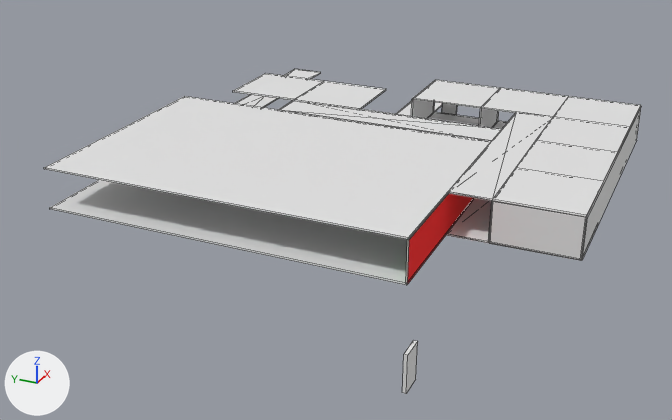
Two versions of the FBX model Assets/Levels/Level_One.FBX, one commit apart.
One viewpoint serves both versions: a camera (50 mm lens) standing at (-76.3, -13.8, 36.6) and looking at (0.7, 20.9, -2.0). Arrows for +X, +Y and +Z are at lower left; the lights stay in place. Mesh edges are drawn as thin lines. Where no turn or scale is listed for an object, it has been applied to the vertices.

The first picture shows 'Ceiling00', 'Ceiling01', 'Ceiling02', 'Ceiling03', 'Ceiling04', 'Floor008', 'Floor009', 'Floor010', 'Floor013', 'Wall', 'Wall020', 'Wall021'.
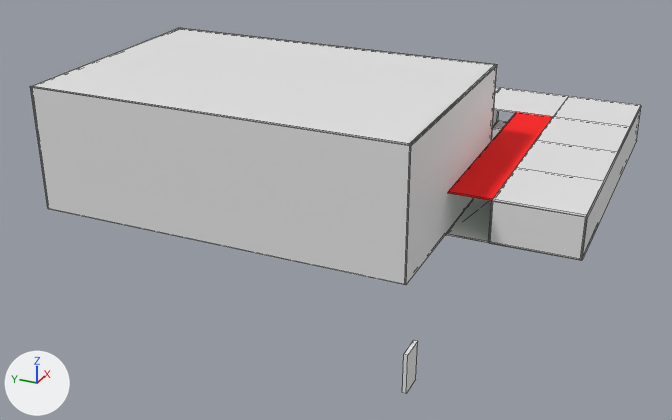
Where the change shows, as pixel boxes (x1, y1, x2, y2) in the pictures (672 x 420 px):
'Floor013', moved: before (44, 96, 491, 239); after (33, 28, 496, 144)
'Floor017', added: after (31, 86, 411, 285)
'Floor014', added: after (406, 65, 497, 285)
'Wall021', deleted (red): before (406, 193, 474, 284)
    faces in mat_01___default (red #ff0000): (408, 194, 474, 283)
'Floor016', added: after (30, 28, 178, 208)
'Floor015', added: after (183, 28, 497, 141)
part 1 of me_mesh_033, cut back: (448, 112, 553, 201) in both
'Floor010', unchanged, covered by the edit: before (50, 180, 407, 285); after (98, 29, 175, 60)
'Floor009', unchanged, covered by the edit: before (278, 100, 501, 141); after (492, 128, 501, 140)
'Ceiling05', unchanged, covered by the edit: before (413, 80, 500, 108); after (495, 87, 500, 92)
'Ceiling006', unchanged, covered by the edit: before (294, 81, 386, 109)

The change, as a list of edits to the scene's bpy script:
```text
Change me_mesh_033:
    used by ob_floor008; location = (8.0, 8.0, 4.08)
    remove me_mesh_033.from_pydata(...)  # 8 vertices, 12 faces; spans x -12.0..12.0, y -4.0..0.0, z -0.1..0.1
    add me_mesh_033.from_pydata(...)  # 8 vertices, 6 faces; spans x -12.0..12.0, y -4.0..0.0, z -0.1..0.1
    me_mesh_033 part 1
    12 faces are deleted
    5 new faces join them, mat_01___default (red #ff0000)
    1 new face joins them, mat_03___default (green #00df53)
    add me_mesh_033.materials.append(mat_01___default)  # red #ff0000
    add me_mesh_033.materials.append(mat_03___default)  # green #00df53
Add me_mesh_041_1:
    me_mesh_041_1.from_pydata(...)  # a box spanning x -12.0..12.0, y -0.1..0.1, z -4.0..8.0
Add me_mesh_042_1:
    me_mesh_042_1.from_pydata(...)  # a box spanning x -0.1..0.1, y -18.0..18.0, z -4.0..8.0
Remove ob_wall021:
    ob_wall021 = bpy.data.objects.new('Wall021', me_mesh_042)
    ob_wall021.location = (-2.0, 7.94, 0.0)
Change ob_floor013:
    ob_floor013.location: (-2.0, 12.0, 4.08) -> (-2.08, 12.04, 11.92)
Add ob_floor016:
    ob_floor016 = bpy.data.objects.new('Floor016', me_mesh_041_1)
    ob_floor016.location = (-2.08, 44.11, 4.0)
Add ob_floor017:
    ob_floor017 = bpy.data.objects.new('Floor017', me_mesh_042_1)
    ob_floor017.location = (-14.08, 26.03, 4.0)
Add ob_floor014:
    ob_floor014 = bpy.data.objects.new('Floor014', me_mesh_041_1.copy())
    ob_floor014.location = (-2.08, 8.08, 4.0)
Add ob_floor015:
    ob_floor015 = bpy.data.objects.new('Floor015', me_mesh_042_1.copy())
    ob_floor015.location = (10.0, 26.0, 4.0)
```
